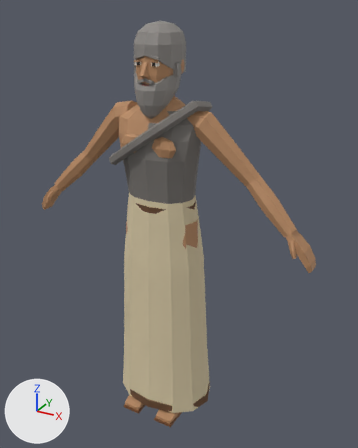
Before and after pictures for a commit that changed the glTF model Resource/Characters/Humanoid/Presets/NPC_ATHENS_SKEPTIC.glb.
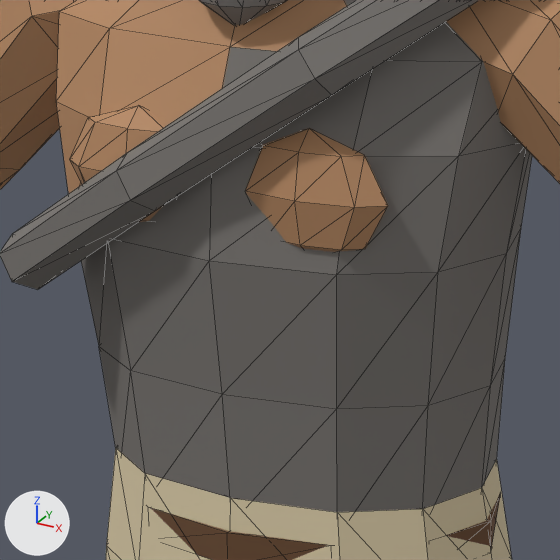
Each version appears first whole from a 50 mm camera at (1.025, -1.71, 1.832) aimed at (0.05, 0.064, 0.946), and next in a close-up on the part from 30% to 58% of the width and 26% to 47% of the height. The lights are fixed; the arrows at lower left show +X, +Y and +Z. The last two pictures show the newer version. The close-ups show mesh edges as thin lines. Vertices at exactly the same position are counted once.

In view in the first close-up: 'NPC_ATHENS_SKEPTIC.Arms_Bare', 'NPC_ATHENS_SKEPTIC.Beard_Full', 'NPC_ATHENS_SKEPTIC.Lower_LongRobe_M', 'NPC_ATHENS_SKEPTIC.Torso_Himation_M'.
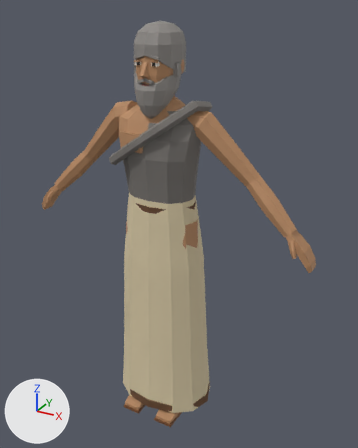
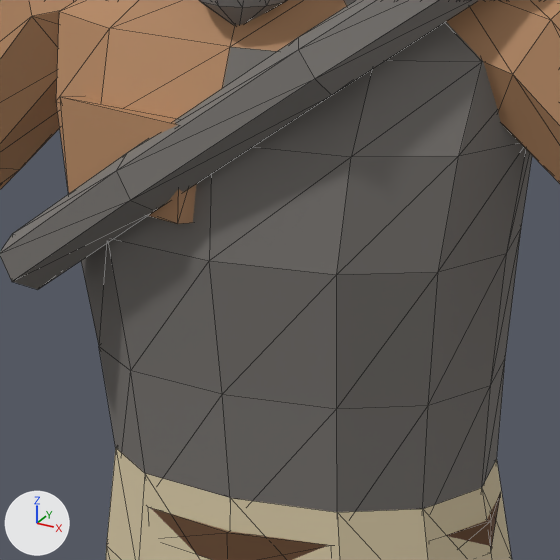
What changed in the scene script:
```text
Change me_torso_himation_m_001:
    used by ob_npc_athens_skeptic_torso_himation_m; location = (0.0, 0.0, 0.0)
    remove me_torso_himation_m_001.from_pydata(...)  # 196 vertices, 376 faces; spans x -0.192..0.211, y -0.145..0.136, z 1.0..1.51
    add me_torso_himation_m_001.from_pydata(...)  # 152 vertices, 292 faces; spans x -0.192..0.211, y -0.145..0.136, z 1.0..1.51
    me_torso_himation_m_001 part 1: the loose piece of 26 vertices spanning x -0.128..-0.008, y -0.118..-0.078, z 1.285..1.375 is rebuilt with 8 vertices and now spans x -0.132..-0.008, y -0.13..-0.075, z 1.303..1.374
    me_torso_himation_m_001 part 2: the loose piece of 26 vertices spanning x 0.008..0.128, y -0.118..-0.078, z 1.285..1.375 is deleted
```

Changed parts and their boxes [x1, y1, x2, y2] in the close-ups (560 x 560 px):
part 1 of me_torso_himation_m_001, rebuilt: before [70, 105, 165, 222]; after [60, 96, 196, 224]
part 2 of me_torso_himation_m_001, deleted (orange): before [245, 128, 388, 252]
